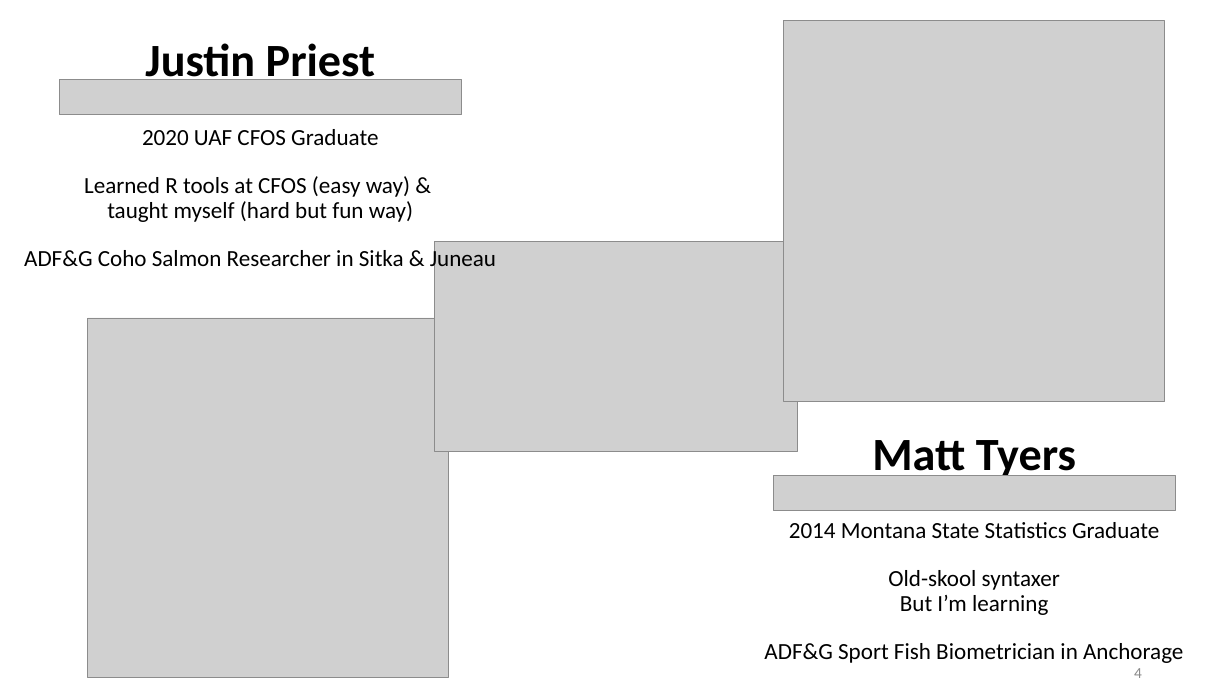
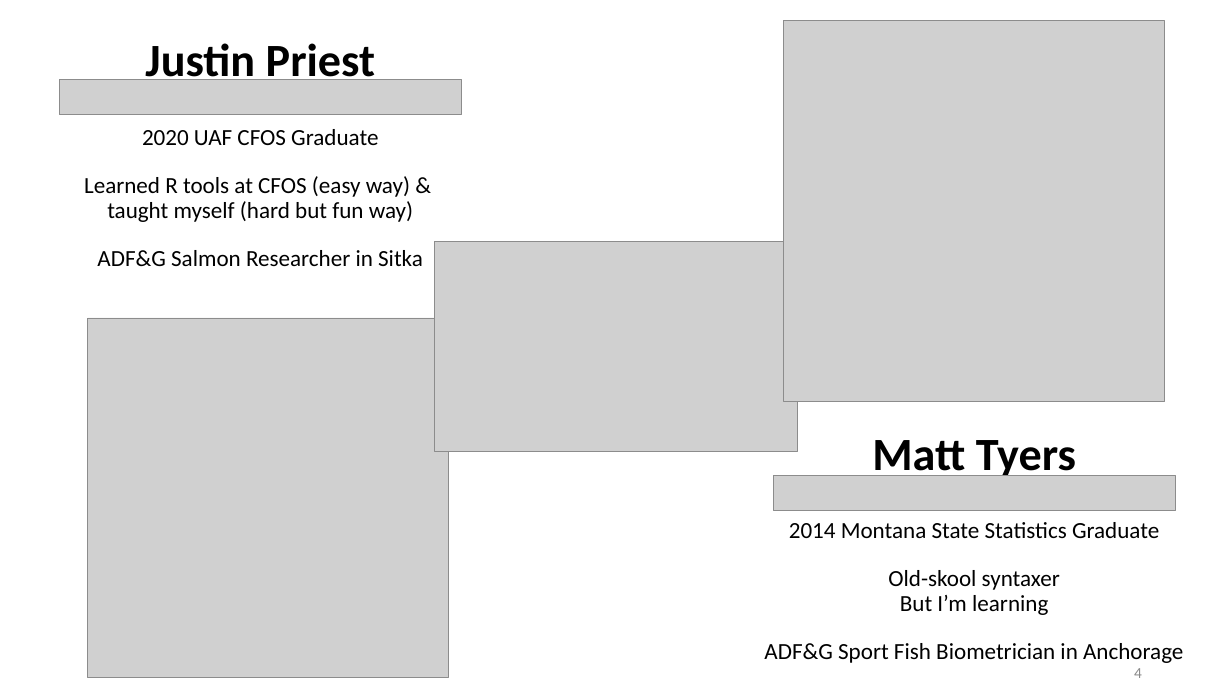
Before and after one commit to justinpriest/ADFG_R_Intro_Workshop, a slide deck: slide 4 of presentations/1 - Welcome and motivation.pptx. Drawn at 1232x693 pixels with LibreOffice and Linux fonts; fonts in the diff are those of the drawing; grey boxes stand for pictures. Boxes give left, top, right and bottom in pixels: in the first picture for what was removed or moved away, otherwise in the second. Text is boxed around its words. In the diff, an @@ line names an element or a change of style, - is before the commit and + after.

```diff
--- a/presentations/1 - Welcome and motivation.pptx
+++ b/presentations/1 - Welcome and motivation.pptx
@@ text at [97,250,423,266]: text changed @@
-ADF&G Coho Salmon Researcher in Sitka & Juneau
+ADF&G Salmon Researcher in Sitka
```
Also in this commit, not shown: 6 other slides changed, 1 slide added, 1 slide removed.
